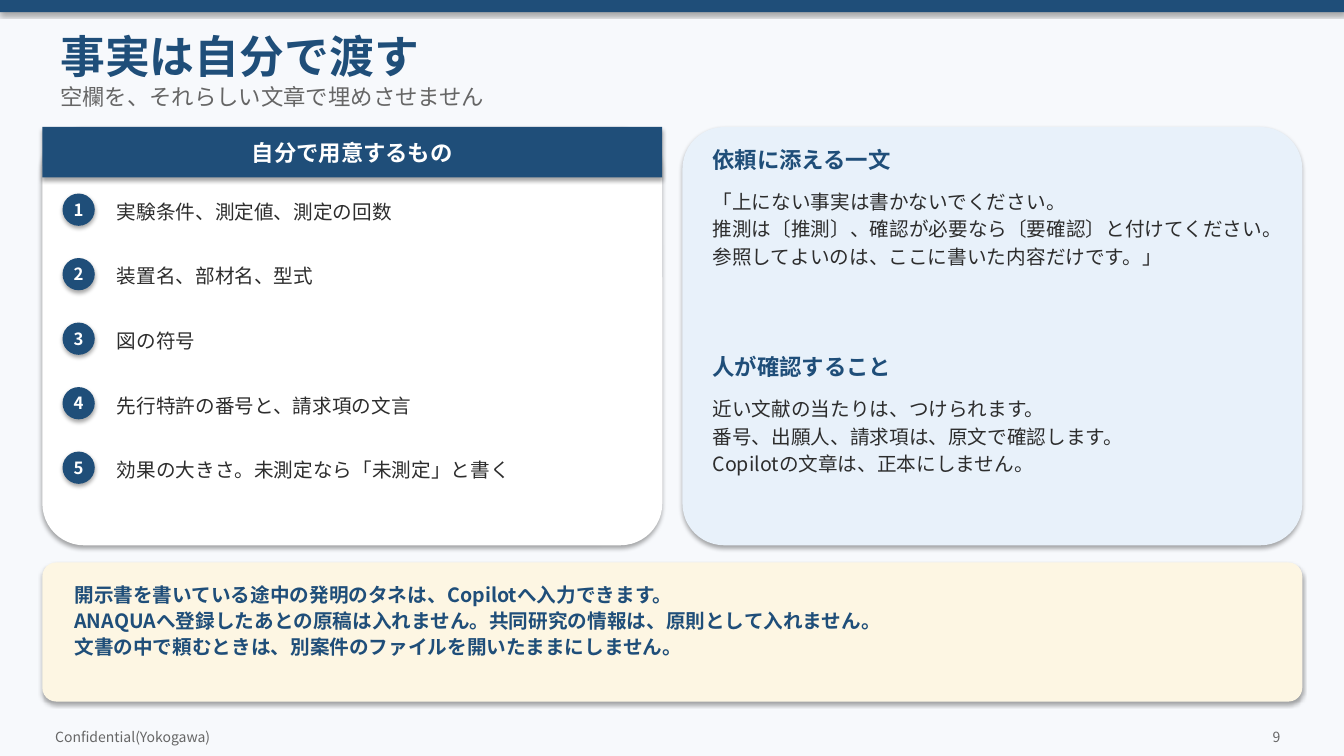
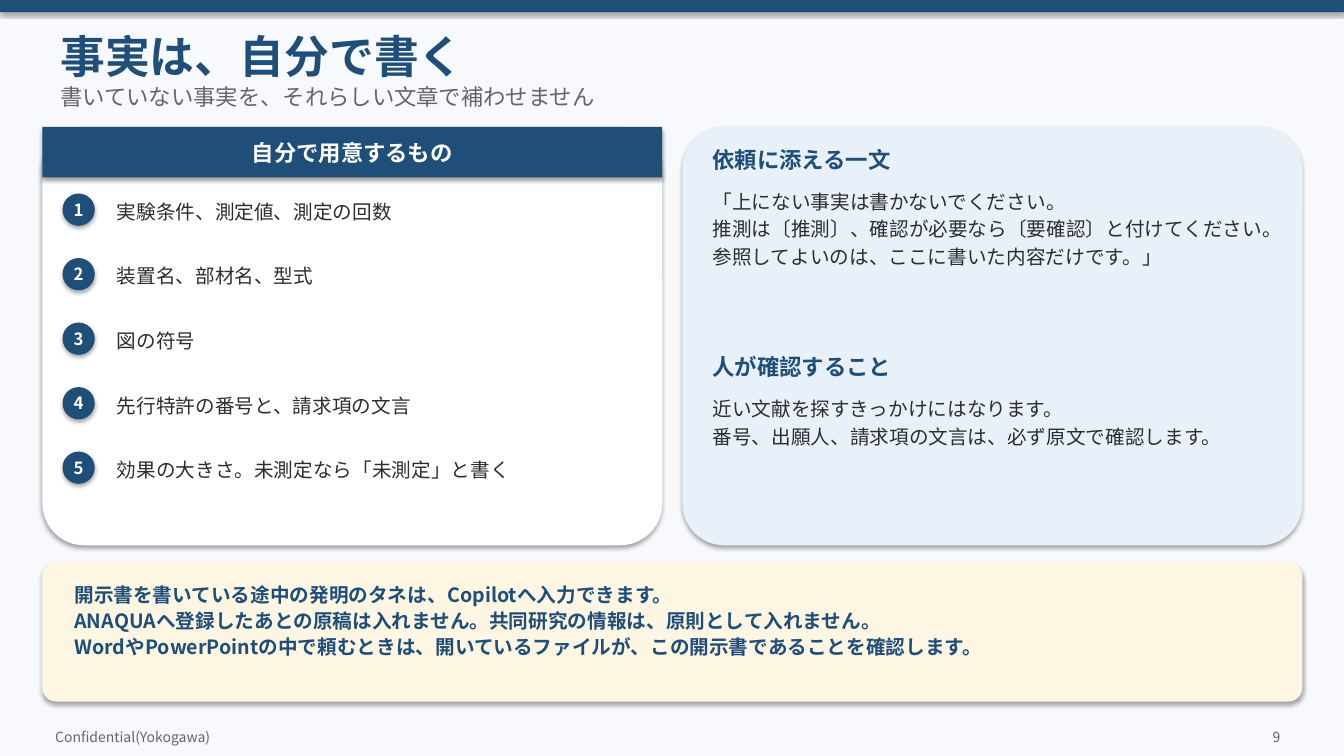
Before and after one commit to zhexingwang/ppt, a slide deck: slide 9 of decks/06_Copilot使いこなし/Copilot使いこなしのコツ.pptx. Drawn at 1344x756 pixels with LibreOffice and Linux fonts; fonts in the diff are those of the drawing. Boxes give left, top, right and bottom in pixels: in the first picture for what was removed or moved away, otherwise in the second. Text is boxed around its words. In the diff, an @@ line names an element or a change of style, - is before the commit and + after.

```diff
--- a/decks/06_Copilot使いこなし/Copilot使いこなしのコツ.pptx
+++ b/decks/06_Copilot使いこなし/Copilot使いこなしのコツ.pptx
@@ text at (60, 34, 463, 77): text changed @@
-事実は自分で渡す
+事実は、自分で書く
@@ text at (60, 86, 594, 107): text changed @@
-空欄を、それらしい文章で埋めさせません
+書いていない事実を、それらしい文章で補わせません
@@ text at (713, 399, 1222, 446): text changed @@
-近い文献の当たりは、つけられます。
-番号、出願人、請求項は、原文で確認します。
-Copilotの文章は、正本にしません。
+近い文献を探すきっかけにはなります。
+番号、出願人、請求項の文言は、必ず原文で確認します。
@@ text at (74, 637, 982, 656): text changed @@
-文書の中で頼むときは、別案件のファイルを開いたままにしません。
+WordやPowerPointの中で頼むときは、開いているファイルが、この開示書であることを確認します。
```
Also in this commit, not shown: 13 other slides changed, 19 other files.
